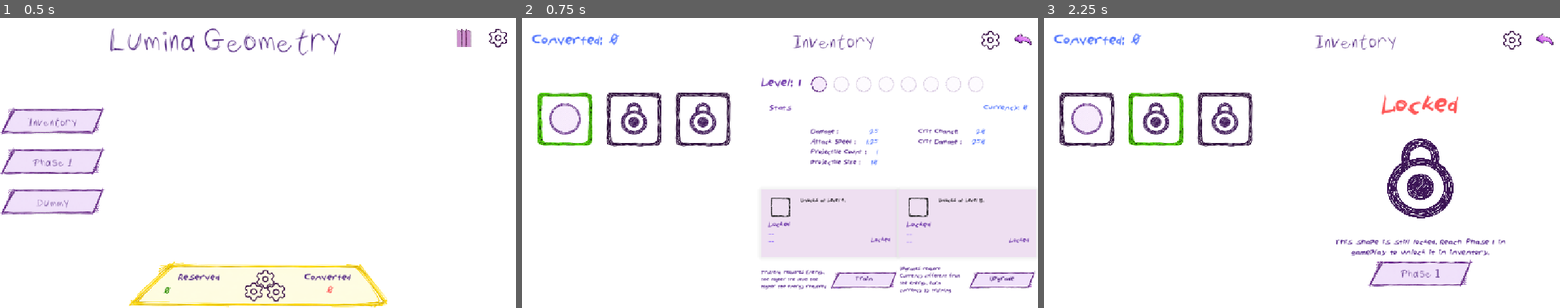
Above: before the commit, frames 1-3 (left to right).
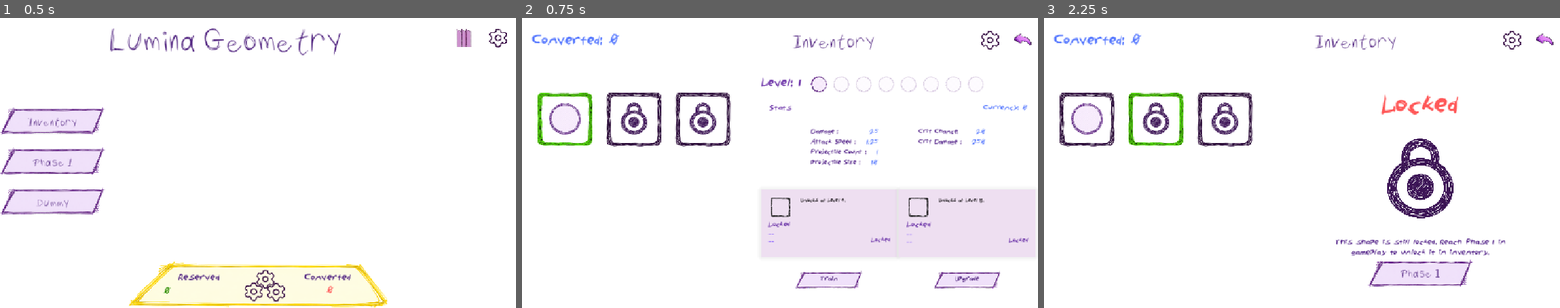
Above: after the commit, the same moments.

Repository: bharadwajaaniseti/lumina-geometry
Game: Godot game, scene res://scenes/menu/Menu.tscn
Same seed, same stepped clock (60 frames per second), same inputs: the game is played once before the commit and once after it.
Inputs (mouse positions are in pixels of both pictures, inside the frame that each line leads up to):
- Up to frame 1 (0.5 s): no input
- Up to frame 2 (0.75 s): click "Inventory" at 0.5 s
- Up to frame 3 (2.25 s): click (1085, 119) at 1.25 s; click (1157, 119) at 2.02 s

Frame 1 is identical in both runs. In frame 2, 2.2% of the frame differs, in the area x 46-100%, y 4-95%; in frame 3, nothing differs.

Commit message:
Basic hover card done.

Diff:
--- a/core/autoload/hover_card_global.gd
+++ /dev/null
@@ -1,162 +0,0 @@
-extends CanvasLayer
-
-@export var tooltip_offset: Vector2 = Vector2(0, -14)
-@export var appear_distance: float = 8.0
-@export var enter_time: float = 0.16
-@export var exit_time: float = 0.12
-@export var max_width: float = 420.0
-@export var screen_padding: float = 12.0
-
-@export var background_texture: Texture2D = preload("res://assets/sprites/ui/panels/234x62 yellowhover.png")
-@export var font_file: Font = preload("res://assets/fonts/ScribblesJE.ttf")
-@export var font_size: int = 24
-@export var font_color: Color = Color("6d356f")
-
-@export var text_padding_left: float = 20.0
-@export var text_padding_top: float = 15.0
-@export var text_padding_right: float = 20.0
-@export var text_padding_bottom: float = 15.0
-
-var card: TextureRect
-var message: Label
-var tween: Tween
-
-var _target_control: Control = null
-var _showing: bool = false
-var _base_position: Vector2 = Vector2.ZERO
-
-func _ready() -> void:
-	layer = 100
-
-	card = TextureRect.new()
-	card.name = "HoverCard"
-	card.visible = false
-	card.mouse_filter = Control.MOUSE_FILTER_IGNORE
-	card.modulate = Color(1, 1, 1, 0)
-	card.position = Vector2.ZERO
-	card.size = Vector2.ZERO
-	card.texture = background_texture
-	card.stretch_mode = TextureRect.STRETCH_SCALE
-	card.expand_mode = TextureRect.EXPAND_IGNORE_SIZE
-
-	message = Label.new()
-	message.mouse_filter = Control.MOUSE_FILTER_IGNORE
-	message.autowrap_mode = TextServer.AUTOWRAP_WORD_SMART
-	message.horizontal_alignment = HORIZONTAL_ALIGNMENT_CENTER
-	message.vertical_alignment = VERTICAL_ALIGNMENT_CENTER
-
-	if font_file != null:
-		message.add_theme_font_override("font", font_file)
-
-	message.add_theme_font_size_override("font_size", font_size)
-	message.add_theme_color_override("font_color", font_color)
-
-	add_child(card)
-	card.add_child(message)
-
-func show_card(text: String, anchor_control: Control, custom_offset: Vector2 = Vector2.ZERO) -> void:
-	if anchor_control == null:
-		return
-
-	_target_control = anchor_control
-	message.text = text
-
-	_refresh_size()
-
-	var pos: Vector2 = _get_tooltip_position(anchor_control, custom_offset)
-	_base_position = pos
-
-	card.position = pos + Vector2(0, appear_distance)
-	card.scale = Vector2(0.98, 0.98)
-	card.visible = true
-	_showing = true
-
-	if tween != null and tween.is_valid():
-		tween.kill()
-
-	tween = create_tween()
-	tween.set_parallel(true)
-	tween.set_trans(Tween.TRANS_CUBIC)
-	tween.set_ease(Tween.EASE_OUT)
-	tween.tween_property(card, "position", _base_position, enter_time)
-	tween.tween_property(card, "scale", Vector2.ONE, enter_time)
-	tween.tween_property(card, "modulate:a", 1.0, enter_time)
-
-func hide_card() -> void:
-	if not _showing:
-		return
-
-	_showing = false
-
-	if tween != null and tween.is_valid():
-		tween.kill()
-
-	tween = create_tween()
-	tween.set_parallel(true)
-	tween.set_trans(Tween.TRANS_CUBIC)
-	tween.set_ease(Tween.EASE_IN)
-	tween.tween_property(card, "position", _base_position + Vector2(0, 6), exit_time)
-	tween.tween_property(card, "scale", Vector2(0.98, 0.98), exit_time)
-	tween.tween_property(card, "modulate:a", 0.0, exit_time)
-
-	await tween.finished
-
-	if not _showing:
-		card.visible = false
-		_target_control = null
-
-func _process(_delta: float) -> void:
-	if not _showing:
-		return
-
-	if is_instance_valid(_target_control):
-		card.position = _get_tooltip_position(_target_control)
-
-func _refresh_size() -> void:
-	var font_ref: Font = message.get_theme_font("font")
-	var current_font_size: int = message.get_theme_font_size("font_size")
-
-	var text_size: Vector2 = font_ref.get_multiline_string_size(
-		message.text,
-		HORIZONTAL_ALIGNMENT_CENTER,
-		max_width,
-		current_font_size
-	)
-
-	var final_width: float = text_size.x + text_padding_left + text_padding_right
-	var final_height: float = text_size.y + text_padding_top + text_padding_bottom
-
-	card.size = Vector2(final_width, final_height)
-
-	message.position = Vector2(text_padding_left, text_padding_top)
-	message.size = Vector2(
-		final_width - text_padding_left - text_padding_right,
-		final_height - text_padding_top - text_padding_bottom
-	)
-
-func _get_tooltip_position(control: Control, custom_offset: Vector2 = Vector2.ZERO) -> Vector2:
-	var rect: Rect2 = control.get_global_rect()
-	var tooltip_size: Vector2 = card.size
-
-	var above: Vector2 = Vector2(
-		rect.position.x + (rect.size.x * 0.5) - (tooltip_size.x * 0.5),
-		rect.position.y - tooltip_size.y - 10.0
-	) + tooltip_offset + custom_offset
-
-	if above.y < screen_padding:
-		var below: Vector2 = Vector2(
-			rect.position.x + (rect.size.x * 0.5) - (tooltip_size.x * 0.5),
-			rect.position.y + rect.size.y + 10.0
-		) + tooltip_offset + custom_offset
-		return _clamp_to_viewport(below)
-
-	return _clamp_to_viewport(above)
-
-func _clamp_to_viewport(pos: Vector2) -> Vector2:
-	var viewport_rect: Rect2 = get_viewport().get_visible_rect()
-	var tooltip_size: Vector2 = card.size
-
-	pos.x = clamp(pos.x, screen_padding, viewport_rect.size.x - tooltip_size.x - screen_padding)
-	pos.y = clamp(pos.y, screen_padding, viewport_rect.size.y - tooltip_size.y - screen_padding)
-
-	return pos
--- a/core/autoload/hover_card_global.tscn
+++ b/core/autoload/hover_card_global.tscn
@@ -1,12 +1,26 @@
 [gd_scene format=3 uid="uid://behj7xrfjae3e"]
 
 [ext_resource type="Script" uid="uid://cam0li2f5p7b8" path="res://scripts/ui/shared/HoverCardGlobal.gd" id="1_mpsvy"]
-[ext_resource type="Texture2D" uid="uid://c5h4n8js5od68" path="res://assets/sprites/ui/panels/234x62 disabled.png" id="2_h8pq1"]
+[ext_resource type="Texture2D" uid="uid://jbg6tclnfkvf" path="res://assets/sprites/ui/panels/Info Hover.png" id="2_qeogr"]
+[ext_resource type="Texture2D" uid="uid://cwrtkis20x0ng" path="res://assets/sprites/ui/panels/Danger Hover.png" id="3_ibx8c"]
+[ext_resource type="Texture2D" uid="uid://c5h4n8js5od68" path="res://assets/sprites/ui/panels/234x62 disabled.png" id="3_qeogr"]
+[ext_resource type="Texture2D" uid="uid://vjuvux27g651" path="res://assets/sprites/ui/panels/Stat Hover.png" id="4_nwc3f"]
+[ext_resource type="FontFile" uid="uid://b52nimiwgwkwt" path="res://assets/fonts/ScribblesJE.ttf" id="4_tl5l5"]
+[ext_resource type="Texture2D" uid="uid://bkubaflj6vj1m" path="res://assets/sprites/ui/arrows/Top 1.png" id="5_dgl4i"]
+[ext_resource type="Texture2D" uid="uid://5bwsbygj5s5i" path="res://assets/sprites/ui/arrows/Bottom 1.png" id="6_28imk"]
+[ext_resource type="Texture2D" uid="uid://dcjmdlpdbkowb" path="res://assets/sprites/ui/arrows/Left 1.png" id="7_l5p5t"]
+[ext_resource type="Texture2D" uid="uid://bod58a4y47nj4" path="res://assets/sprites/ui/arrows/Right 1.png" id="8_1wy1o"]
 
 [node name="HoverCardGlobal" type="CanvasLayer" unique_id=540467073]
 layer = 100
 script = ExtResource("1_mpsvy")
-screen_padding = 5.0
+info_bubble_texture = ExtResource("2_qeogr")
+danger_bubble_texture = ExtResource("3_ibx8c")
+upgrade_bubble_texture = ExtResource("4_nwc3f")
+info_arrow_top_texture = ExtResource("5_dgl4i")
+info_arrow_bottom_texture = ExtResource("6_28imk")
+info_arrow_left_texture = ExtResource("7_l5p5t")
+info_arrow_right_texture = ExtResource("8_1wy1o")
 upgrade_title_color = Color(0, 0, 0, 1)
 upgrade_text_color = Color(0, 0, 0, 1)
 
@@ -55,6 +69,7 @@
 
 [node name="MessageLabel" type="Label" parent="Root/Bubble/ContentMargin/VBox" unique_id=148619089]
 layout_mode = 2
+theme_override_fonts/font = ExtResource("4_tl5l5")
 horizontal_alignment = 1
 vertical_alignment = 1
 autowrap_mode = 3
--- a/scenes/inventory/inventory.tscn
+++ b/scenes/inventory/inventory.tscn
@@ -15,6 +15,7 @@
 [ext_resource type="Texture2D" uid="uid://dkk87fe557l" path="res://assets/sprites/ui/LevelBox 64x64.png" id="15_6d105"]
 [ext_resource type="Texture2D" uid="uid://dif25lf8wuc1b" path="res://assets/sprites/ui/panels/150x40 normal panel.png" id="16_pk70i"]
 [ext_resource type="Texture2D" uid="uid://3l1x2dkgb84o" path="res://assets/sprites/ui/panels/150x40 pressed.png" id="17_crrsp"]
+[ext_resource type="Script" uid="uid://cvxmb6ob2l5fm" path="res://scripts/ui/shared/hover_hint.gd" id="18_5q4ag"]
 [ext_resource type="Texture2D" uid="uid://b1wwpk0mjsabm" path="res://assets/sprites/ui/panels/150x40 hover.png" id="18_wu2ic"]
 [ext_resource type="Texture2D" uid="uid://c0pngnr2sqmfs" path="res://assets/sprites/ui/panels/150x40 disabled.png" id="19_40h52"]
 [ext_resource type="Texture2D" uid="uid://c4yu5aed7pl7a" path="res://assets/sprites/ui/Lock.png" id="20_mu56c"]
@@ -593,15 +594,7 @@
 [node name="TrainSection" type="HBoxContainer" parent="SafeMargin/MainVBox/ContentRow/RightPanel/Unlocked/BottomButtonsRow" unique_id=966652172]
 layout_mode = 2
 size_flags_horizontal = 3
-
-[node name="TrainInfo" type="Label" parent="SafeMargin/MainVBox/ContentRow/RightPanel/Unlocked/BottomButtonsRow/TrainSection" unique_id=1245831432]
-custom_minimum_size = Vector2(150, 0)
-layout_mode = 2
-theme_override_colors/font_color = Color(0.3529412, 0.17254902, 0.5568628, 1)
-theme_override_fonts/font = ExtResource("4_e5gw1")
-theme_override_font_sizes/font_size = 12
-text = "Training requires Energy, the higher the level the higher the energy required"
-autowrap_mode = 2
+alignment = 1
 
 [node name="TrainButton" type="TextureButton" parent="SafeMargin/MainVBox/ContentRow/RightPanel/Unlocked/BottomButtonsRow/TrainSection" unique_id=943920525]
 layout_mode = 2
@@ -611,6 +604,8 @@
 texture_pressed = ExtResource("17_crrsp")
 texture_hover = ExtResource("18_wu2ic")
 texture_disabled = ExtResource("19_40h52")
+script = ExtResource("18_5q4ag")
+hover_text = "Training requires Energy, the higher the level the higher the energy required"
 
 [node name="Label" type="Label" parent="SafeMargin/MainVBox/ContentRow/RightPanel/Unlocked/BottomButtonsRow/TrainSection/TrainButton" unique_id=685440946]
 layout_mode = 1
@@ -628,16 +623,7 @@
 [node name="UpgradeSection" type="HBoxContainer" parent="SafeMargin/MainVBox/ContentRow/RightPanel/Unlocked/BottomButtonsRow" unique_id=1710806628]
 layout_mode = 2
 size_flags_horizontal = 3
-
-[node name="UpgradeInfo" type="Label" parent="SafeMargin/MainVBox/ContentRow/RightPanel/Unlocked/BottomButtonsRow/UpgradeSection" unique_id=960934911]
-custom_minimum_size = Vector2(150, 0)
-layout_mode = 2
-theme_override_colors/font_color = Color(0.3529412, 0.17254902, 0.5568628, 1)
-theme_override_fonts/font = ExtResource("4_e5gw1")
-theme_override_font_sizes/font_size = 12
-text = "Upgrades require Currency different from the energy, earn currency by training."
-vertical_alignment = 1
-autowrap_mode = 2
+alignment = 1
 
 [node name="UpgradeButton" type="TextureButton" parent="SafeMargin/MainVBox/ContentRow/RightPanel/Unlocked/BottomButtonsRow/UpgradeSection" unique_id=1714484238]
 layout_mode = 2
@@ -647,6 +633,8 @@
 texture_pressed = ExtResource("17_crrsp")
 texture_hover = ExtResource("18_wu2ic")
 texture_disabled = ExtResource("19_40h52")
+script = ExtResource("18_5q4ag")
+hover_text = "Upgrades require Currency different from the energy, earn currency by training."
 
 [node name="Label" type="Label" parent="SafeMargin/MainVBox/ContentRow/RightPanel/Unlocked/BottomButtonsRow/UpgradeSection/UpgradeButton" unique_id=1046310595]
 layout_mode = 1
--- a/scenes/menu/Menu.tscn
+++ b/scenes/menu/Menu.tscn
@@ -125,7 +125,11 @@
 offset_right = 80.0
 offset_bottom = 80.0
 scale = Vector2(0.5, 0.5)
-tooltip_text = "Settings"
+script = ExtResource("11_cjuhj")
+hover_text = "Adjust system parameters and interface behavior.
+
+Changes persist across calibration cycles."
+hover_offset = Vector2(0, 30)
 
 [node name="GearIcon" type="TextureRect" parent="TopBar/SettingsWrap/SettingsButton" unique_id=1190712533]
 layout_mode = 1
@@ -160,6 +164,10 @@
 texture_hover = ExtResource("5_7hi2l")
 texture_disabled = ExtResource("6_tk7dy")
 texture_focused = ExtResource("4_wt574")
+script = ExtResource("11_cjuhj")
+hover_text = "Access stored shapes and their current states.
+
+Some shapes behave differently outside the field."
 
 [node name="Label" type="Label" parent="SideMargin/VBoxContainer/InventoryBtnWrap" unique_id=1086988727]
 layout_mode = 1
@@ -176,29 +184,6 @@
 vertical_alignment = 1
 
 [node name="Phase1BtnWrap" type="TextureButton" parent="SideMargin/VBoxContainer" unique_id=1985176899]
-custom_minimum_size = Vector2(220, 70)
-layout_mode = 2
-texture_normal = ExtResource("3_ixnor")
-texture_pressed = ExtResource("4_wt574")
-texture_hover = ExtResource("5_7hi2l")
-texture_disabled = ExtResource("6_tk7dy")
-texture_focused = ExtResource("4_wt574")
-
-[node name="Label" type="Label" parent="SideMargin/VBoxContainer/Phase1BtnWrap" unique_id=593827921]
-layout_mode = 1
-anchors_preset = 15
-anchor_right = 1.0
-anchor_bottom = 1.0
-grow_horizontal = 2
-grow_vertical = 2
-theme_override_colors/font_color = Color(0.3372549, 0.16470589, 0.5176471, 1)
-theme_override_fonts/font = ExtResource("1_m7hko")
-theme_override_font_sizes/font_size = 24
-text = "Phase I"
-horizontal_alignment = 1
-vertical_alignment = 1
-
-[node name="DummyBtnWrap" type="TextureButton" parent="SideMargin/VBoxContainer" unique_id=1770234521]
 custom_minimum_size = Vector2(220, 70)
 layout_mode = 2
 texture_normal = ExtResource("3_ixnor")
@@ -207,9 +192,35 @@
 texture_disabled = ExtResource("6_tk7dy")
 texture_focused = ExtResource("4_wt574")
 script = ExtResource("11_cjuhj")
-hover_text = "placeholder"
-hover_title = "Dummy"
-hover_style = 2
+hover_text = "Initialize the system.
+
+Generate energy. Establish flow. Begin calibration."
+
+[node name="Label" type="Label" parent="SideMargin/VBoxContainer/Phase1BtnWrap" unique_id=593827921]
+layout_mode = 1
+anchors_preset = 15
+anchor_right = 1.0
+anchor_bottom = 1.0
+grow_horizontal = 2
+grow_vertical = 2
+theme_override_colors/font_color = Color(0.3372549, 0.16470589, 0.5176471, 1)
+theme_override_fonts/font = ExtResource("1_m7hko")
+theme_override_font_sizes/font_size = 24
+text = "Phase I"
+horizontal_alignment = 1
+vertical_alignment = 1
+
+[node name="DummyBtnWrap" type="TextureButton" parent="SideMargin/VBoxContainer" unique_id=1770234521]
+custom_minimum_size = Vector2(220, 70)
+layout_mode = 2
+texture_normal = ExtResource("3_ixnor")
+texture_pressed = ExtResource("4_wt574")
+texture_hover = ExtResource("5_7hi2l")
+texture_disabled = ExtResource("6_tk7dy")
+texture_focused = ExtResource("4_wt574")
+script = ExtResource("11_cjuhj")
+hover_text = "This is place holder test for dummy hover.asdf asdf asdf asdf asdf sadf asdf"
+hover_offset = Vector2(0, 28)
 
 [node name="Label" type="Label" parent="SideMargin/VBoxContainer/DummyBtnWrap" unique_id=717767359]
 layout_mode = 1
--- a/scripts/main/menu.gd
+++ b/scripts/main/menu.gd
@@ -368,12 +368,15 @@
 
 func _on_phase1_pressed() -> void:
 	Game_State.save_to_disk()
+	HoverCardGlobal.hide_card_immediate()
 	get_tree().change_scene_to_file(phase1_scene)
 
 func _on_inventory_pressed() -> void:
+	HoverCardGlobal.hide_card_immediate()
 	get_tree().change_scene_to_file(inventory_scene)
 
 func _on_converter_button_pressed() -> void:
+	HoverCardGlobal.hide_card_immediate()
 	_converter_enabled = not _converter_enabled
 	_apply_converter_visual_state()
 	_update_converter_visuals()
--- a/scripts/ui/shared/HoverCardGlobal.gd
+++ b/scripts/ui/shared/HoverCardGlobal.gd
@@ -15,6 +15,27 @@
 @export var target_gap: float = 10.0
 @export var arrow_overlap: float = 2.0
 
+# -------- STYLE TEXTURES --------
+@export var info_bubble_texture: Texture2D
+@export var danger_bubble_texture: Texture2D
+@export var upgrade_bubble_texture: Texture2D
+
+@export var info_arrow_top_texture: Texture2D
+@export var info_arrow_bottom_texture: Texture2D
+@export var info_arrow_left_texture: Texture2D
+@export var info_arrow_right_texture: Texture2D
+
+@export var danger_arrow_top_texture: Texture2D
+@export var danger_arrow_bottom_texture: Texture2D
+@export var danger_arrow_left_texture: Texture2D
+@export var danger_arrow_right_texture: Texture2D
+
+@export var upgrade_arrow_top_texture: Texture2D
+@export var upgrade_arrow_bottom_texture: Texture2D
+@export var upgrade_arrow_left_texture: Texture2D
+@export var upgrade_arrow_right_texture: Texture2D
+
+# -------- STYLE COLORS --------
 @export var info_title_color: Color = Color("6d356f")
 @export var info_text_color: Color = Color("6d356f")
 
@@ -41,6 +62,7 @@
 var _showing: bool = false
 var _current_style: int = TooltipStyle.INFO
 var _current_side: String = "bottom"
+var _current_custom_offset: Vector2 = Vector2.ZERO
 
 func _ready() -> void:
 	layer = 100
@@ -63,6 +85,7 @@
 
 	_target_control = anchor_control
 	_current_style = style
+	_current_custom_offset = custom_offset
 
 	title_label.visible = not title.strip_edges().is_empty()
 	title_label.text = title
@@ -71,7 +94,7 @@
 	_apply_style(style)
 	await _refresh_size()
 
-	var tooltip_pos: Vector2 = _get_best_position(anchor_control, custom_offset)
+	var tooltip_pos: Vector2 = _get_best_position(anchor_control, _current_custom_offset)
 	_place_arrows(anchor_control)
 
 	root_box.position = tooltip_pos + Vector2(0, appear_distance)
@@ -117,23 +140,44 @@
 func _process(_delta: float) -> void:
 	if not _showing:
 		return
+
 	if not is_instance_valid(_target_control):
-		hide_card()
+		hide_card_immediate()
 		return
 
-	var tooltip_pos: Vector2 = _get_best_position(_target_control, Vector2.ZERO)
+	var tooltip_pos: Vector2 = _get_best_position(_target_control, _current_custom_offset)
 	root_box.position = tooltip_pos
 	_place_arrows(_target_control)
 
 func _apply_style(style: int) -> void:
 	match style:
 		TooltipStyle.DANGER:
+			bubble.texture = danger_bubble_texture
+			arrow_top.texture = danger_arrow_top_texture
+			arrow_bottom.texture = danger_arrow_bottom_texture
+			arrow_left.texture = danger_arrow_left_texture
+			arrow_right.texture = danger_arrow_right_texture
+
 			title_label.add_theme_color_override("font_color", danger_title_color)
 			message_label.add_theme_color_override("font_color", danger_text_color)
+
 		TooltipStyle.UPGRADE:
+			bubble.texture = upgrade_bubble_texture
+			arrow_top.texture = upgrade_arrow_top_texture
+			arrow_bottom.texture = upgrade_arrow_bottom_texture
+			arrow_left.texture = upgrade_arrow_left_texture
+			arrow_right.texture = upgrade_arrow_right_texture
+
 			title_label.add_theme_color_override("font_color", upgrade_title_color)
 			message_label.add_theme_color_override("font_color", upgrade_text_color)
+
 		_:
+			bubble.texture = info_bubble_texture
+			arrow_top.texture = info_arrow_top_texture
+			arrow_bottom.texture = info_arrow_bottom_texture
+			arrow_left.texture = info_arrow_left_texture
+			arrow_right.texture = info_arrow_right_texture
+
 			title_label.add_theme_color_override("font_color", info_title_color)
 			message_label.add_theme_color_override("font_color", info_text_color)
 
@@ -175,13 +219,14 @@
 	var final_w: float = min(max_width, content_w) + margin_left + margin_right
 	var final_h: float = content_h + margin_top + margin_bottom
 
-	# 🔥 THIS IS THE FIX
+	final_w = max(final_w, 220.0)
+	final_h = max(final_h, 90.0)
+
 	bubble.size = Vector2(final_w, final_h)
 	root_box.size = bubble.size
 
-	# Force labels to respect width
-	title_label.custom_minimum_size = Vector2(min(max_width, title_size.x), 0)
-	message_label.custom_minimum_size = Vector2(min(max_width, msg_size.x), 0)
+	title_label.custom_minimum_size = Vector2(min(max_width, title_size.x), 0.0)
+	message_label.custom_minimum_size = Vector2(min(max_width, msg_size.x), 0.0)
 
 	await get_tree().process_frame
 
@@ -225,16 +270,24 @@
 
 	var rect: Rect2 = control.get_global_rect()
 	var center_x: float = rect.position.x + rect.size.x * 0.5
-	var center_y: float = rect.position.y + rect.size.y * 0.5
 
 	match _current_side:
 		"top":
 			arrow_top.visible = true
-			arrow_top.position.x = clamp(center_x - arrow_top.size.x * 0.5 - root_box.position.x, 8.0, bubble.size.x - arrow_top.size.x - 8.0)
+			arrow_top.position.x = clamp(
+				center_x - arrow_top.size.x * 0.5 - root_box.position.x,
+				8.0,
+				bubble.size.x - arrow_top.size.x - 8.0
+			)
 			arrow_top.position.y = -arrow_top.size.y + arrow_overlap
+
 		"bottom":
 			arrow_bottom.visible = true
-			arrow_bottom.position.x = clamp(center_x - arrow_bottom.size.x * 0.5 - root_box.position.x, 8.0, bubble.size.x - arrow_bottom.size.x - 8.0)
+			arrow_bottom.position.x = clamp(
+				center_x - arrow_bottom.size.x * 0.5 - root_box.position.x,
+				8.0,
+				bubble.size.x - arrow_bottom.size.x - 8.0
+			)
 			arrow_bottom.position.y = bubble.size.y - arrow_overlap
 
 func _hide_all_arrows() -> void:
@@ -242,3 +295,15 @@
 	arrow_bottom.visible = false
 	arrow_left.visible = false
 	arrow_right.visible = false
+
+
+func hide_card_immediate() -> void:
+	if _tween != null and _tween.is_valid():
+		_tween.kill()
+
+	_showing = false
+	_target_control = null
+	_current_custom_offset = Vector2.ZERO
+	root_box.visible = false
+	root_box.modulate = Color(1, 1, 1, 0)
+	_hide_all_arrows()
--- a/scripts/ui/shared/hover_hint.gd
+++ b/scripts/ui/shared/hover_hint.gd
@@ -3,7 +3,6 @@
 
 @export_multiline var hover_text: String = ""
 @export var hover_title: String = ""
-
 @export_enum("Info", "Danger", "Upgrade") var hover_style: int = 0
 @export var hover_offset: Vector2 = Vector2.ZERO
 
@@ -11,10 +10,16 @@
 	mouse_entered.connect(_on_mouse_entered)
 	mouse_exited.connect(_on_mouse_exited)
 
+func _exit_tree() -> void:
+	if Engine.is_editor_hint():
+		return
+	if HoverCardGlobal != null:
+		HoverCardGlobal.hide_card_immediate()
+
 func _on_mouse_entered() -> void:
 	if hover_text.strip_edges().is_empty():
 		return
-	HoverCardGlobal.show_card(hover_text, self, hover_offset)
+	HoverCardGlobal.show_card(hover_text, self, hover_offset, hover_title, hover_style)
 
 func _on_mouse_exited() -> void:
 	HoverCardGlobal.hide_card()
Binary file added: assets/sprites/ui/arrows/Bottom 1.png
Not shown, changed: assets/sprites/ui/arrows/Bottom 1.png.import
Binary file added: assets/sprites/ui/arrows/Left 1.png
Not shown, added: assets/sprites/ui/arrows/Left 1.png.import
Binary file added: assets/sprites/ui/arrows/Right 1.png
Not shown, added: assets/sprites/ui/arrows/Right 1.png.import
Binary file added: assets/sprites/ui/arrows/Top 1.png
Not shown, added: assets/sprites/ui/arrows/Top 1.png.import
Binary file added: assets/sprites/ui/panels/Danger Hover.png
Not shown, added: assets/sprites/ui/panels/Danger Hover.png.import
Binary file added: assets/sprites/ui/panels/Info Hover.png
Not shown, added: assets/sprites/ui/panels/Info Hover.png.import
(and 5 more such lines)
